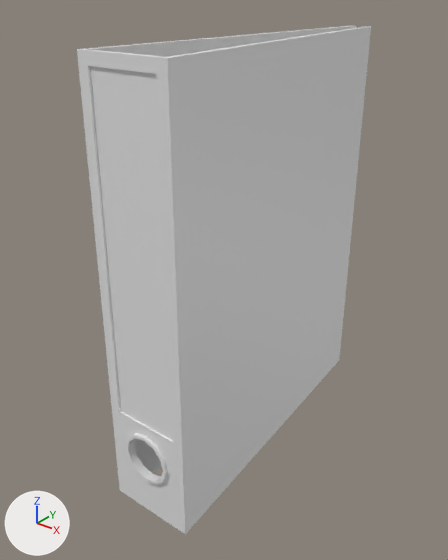
An edit to the FBX model Assets/Models/Environment/Binder.fbx, drawn before and after from the same camera.
One viewpoint serves both versions: a 50 mm camera at (0.362, -0.329, 0.504) aimed at (-0.025, 0.154, 0.205). Arrows for +X, +Y and +Z are at lower left; the lights stay in place. Where no turn or scale is listed for an object, it has been applied to the vertices.

The scene before the commit, as lines of its bpy script (objects in view):
```python
mat_binder = principled_material('Binder')
mat_binder.base_color = (0.8, 0.8, 0.8)  # white #e7e7e7
me_cube_020 = bpy.data.meshes.new('Cube.020')
me_cube_020.from_pydata(...)  # 94 vertices, 111 faces; spans x -0.048..0.048, y -0.003..0.379, z 0.0..0.455
me_cube_020.materials.append(mat_binder)  # white #e7e7e7
ob_binder = bpy.data.objects.new('Binder', me_cube_020)
ob_binder.location = (0.0, 0.0, 0.0)
```
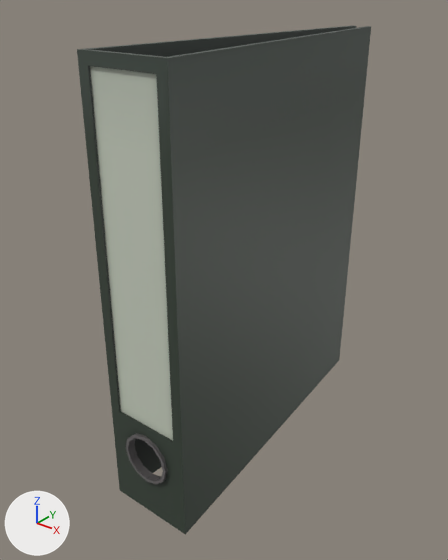
Edits to the bpy script that builds the scene:
```text
Add img_binder_binder_normal_png:
    img_binder_binder_normal_png = load_image('Binder_Binder_Normal.png', 'Materials/Binder_Binder_Normal.png', 512, 512, 'Non-Color')
Add img_binder_binder_diffuse_png:
    img_binder_binder_diffuse_png = load_image('Binder_Binder_Diffuse.png', 'Materials/Binder_Binder_Diffuse.png', 512, 512, 'sRGB')
Change mat_binder:
    add n2 = _N.new('ShaderNodeTexImage'); n2.name = 'Image Texture'
    add n2.image = img_binder_binder_diffuse_png
    add n3 = _N.new('ShaderNodeTexImage'); n3.name = 'Image Texture.001'
    add n3.image = img_binder_binder_normal_png
    add n4 = _N.new('ShaderNodeNormalMap'); n4.name = 'Normal Map'
    where n0 = _N.new('ShaderNodeBsdfPrincipled'); n0.name = 'Principled BSDF'
    add _L.new(n2.outputs[0], n0.inputs[0])  # 'Color' to 'Base Color'
    add _L.new(n3.outputs[0], n4.inputs[1])  # 'Color' to 'Color'
    add _L.new(n4.outputs[0], n0.inputs[5])  # 'Normal' to 'Normal'
```

Changed parts and their boxes (x1, y1, x2, y2) in the pictures (448 x 560 px):
'Binder', surface changed
    both: (77, 26, 371, 534)
